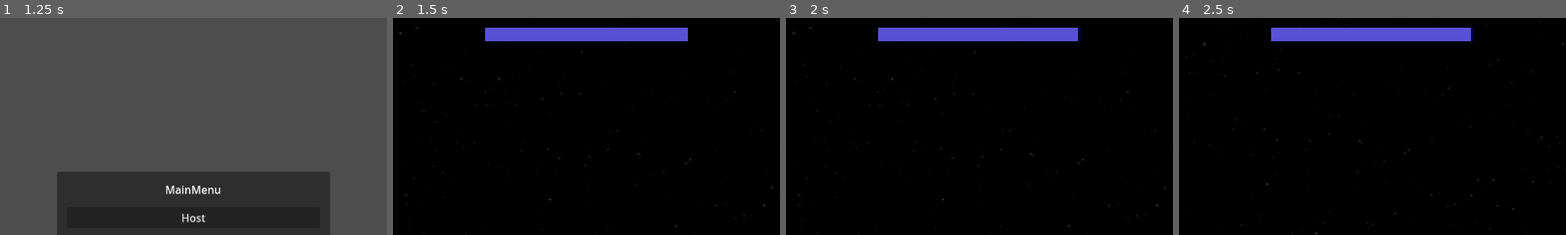
Above: before the commit, frames 1-4 (left to right).
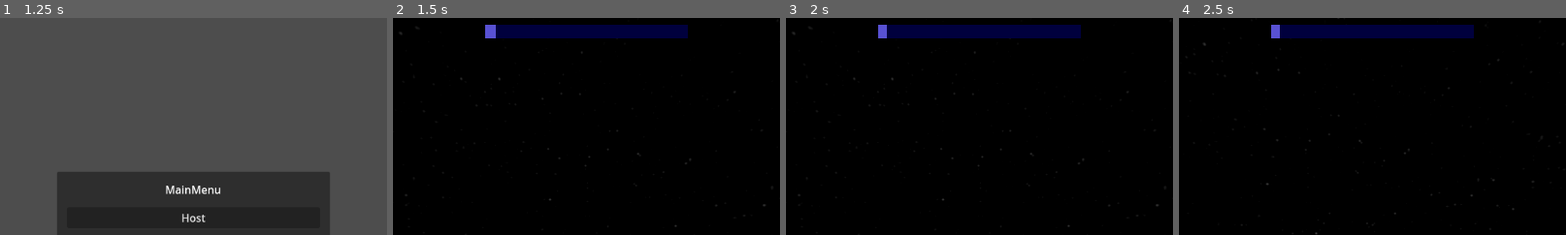
Above: after the commit, the same moments.

Repository: YuraStebel/CosmosGodotProject
Game: Godot game, scene res://scenes/wrld.tscn
Same seed, same stepped clock (60 frames per second), same inputs: the game is played once before the commit and once after it. The engine's default icon, where the game draws it, is replaced by a stand-in: a white triangle on a blue panel in a dark square.
Inputs (mouse positions are % of the whole screen's width and height, from its top left):
- Up to frame 1 (1.25 s): click (50, 60) at 0.52 s; type "12" at 0.6 s
- Up to frame 2 (1.5 s): click "Host" at 1.25 s
- Up to frame 3 (2 s): no input
- Up to frame 4 (2.5 s): tap Enter (ui_accept) at 2, 2.27 s; move the mouse to (55, 50) at 2.02 s; hold W (forward) from 2.03 s (still down); tap D (righ) at 2.1 s
The pictures show only the part of the screen within x 25-75%, y 0-50%; the shares and areas given below are measured in that part.

Frame 1 is identical in both runs. In frame 2, 3.8% of the frame differs, in the area x 23-77%, y 3-11%; in frame 3, 3.8%; in frame 4, 3.8%.

Commit message:
added healthbar

Diff:
--- a/scenes/player.tscn
+++ b/scenes/player.tscn
@@ -1,9 +1,11 @@
-[gd_scene load_steps=9 format=3 uid="uid://cc3xq36jc4yo"]
+[gd_scene load_steps=10 format=3 uid="uid://cc3xq36jc4yo"]
 
 [ext_resource type="Script" uid="uid://5bierablijt0" path="res://scripts/rigid_body_3d.gd" id="1_4flbx"]
 [ext_resource type="Script" uid="uid://dxru75ln0auhr" path="res://scripts/stats.gd" id="2_g2els"]
 [ext_resource type="Texture2D" uid="uid://dtohxgx8784ld" path="res://images/HUD/oxygenbarbackground.png" id="3_dqkch"]
 [ext_resource type="Texture2D" uid="uid://bwx2p7b6c2rn7" path="res://images/HUD/oxygenbar.png" id="4_qlg0r"]
+[ext_resource type="Texture2D" uid="uid://h3pqtcfeh2dj" path="res://images/HUD/HPBarBackground.png" id="5_tuyoq"]
+[ext_resource type="Texture2D" uid="uid://bagwexbaiy3iw" path="res://images/HUD/HPBar.png" id="6_fjrip"]
 
 [sub_resource type="CapsuleShape3D" id="CapsuleShape3D_h5h1p"]
 
@@ -16,8 +18,6 @@
 properties/1/path = NodePath(".:rotation")
 properties/1/spawn = true
 properties/1/replication_mode = 1
-
-[sub_resource type="StyleBoxEmpty" id="StyleBoxEmpty_dqkch"]
 
 [node name="RigidBody3D" type="RigidBody3D" groups=["player"]]
 collision_layer = 3
@@ -46,7 +46,7 @@
 [node name="Stats" type="Node" parent="."]
 script = ExtResource("2_g2els")
 
-[node name="Control" type="Control" parent="."]
+[node name="HUD" type="Control" parent="."]
 layout_mode = 3
 anchors_preset = 15
 anchor_right = 1.0
@@ -55,21 +55,33 @@
 grow_vertical = 2
 mouse_filter = 2
 
-[node name="HUD" type="PanelContainer" parent="Control"]
-custom_minimum_size = Vector2(0.03, 0)
+[node name="VBoxContainer" type="VBoxContainer" parent="HUD"]
 layout_mode = 1
 anchors_preset = 5
 anchor_left = 0.5
 anchor_right = 0.5
 offset_left = -150.0
-offset_top = 15.0
 offset_right = 150.0
-offset_bottom = 35.0
+offset_bottom = 40.0
 grow_horizontal = 2
-theme_override_styles/panel = SubResource("StyleBoxEmpty_dqkch")
+alignment = 1
 
-[node name="OxygenBar" type="TextureProgressBar" parent="Control/HUD"]
-visible = false
+[node name="OxygenBar" type="TextureProgressBar" parent="HUD/VBoxContainer"]
 layout_mode = 2
 texture_under = ExtResource("3_dqkch")
 texture_progress = ExtResource("4_qlg0r")
+
+[node name="VBoxContainer2" type="VBoxContainer" parent="HUD"]
+layout_mode = 1
+anchors_preset = 2
+anchor_top = 1.0
+anchor_bottom = 1.0
+offset_left = 10.0
+offset_top = -40.0
+offset_right = 210.0
+grow_vertical = 0
+
+[node name="HealthBar" type="TextureProgressBar" parent="HUD/VBoxContainer2"]
+layout_mode = 2
+texture_under = ExtResource("5_tuyoq")
+texture_progress = ExtResource("6_fjrip")
--- a/scripts/rigid_body_3d.gd
+++ b/scripts/rigid_body_3d.gd
@@ -20,15 +20,16 @@
 func _unhandled_input(event: InputEvent) -> void:
 	if not is_multiplayer_authority(): return
 
-	if event is InputEventMouseMotion:
-		var local_torque = Vector3(
-			-event.relative.y * mouse_sens,
-			-event.relative.x * mouse_sens,
-			0
-		)
+	if stats.is_alive:
+		if event is InputEventMouseMotion:
+			var local_torque = Vector3(
+				-event.relative.y * mouse_sens,
+				-event.relative.x * mouse_sens,
+				0
+			)
 
-		var world_torque = transform.basis * local_torque
-		apply_torque(world_torque)
+			var world_torque = transform.basis * local_torque
+			apply_torque(world_torque)
 
 	if Input.is_action_just_pressed("ui_cancel"):
 		get_tree().quit()
@@ -37,13 +38,14 @@
 func _physics_process(_delta: float) -> void:
 	if not is_multiplayer_authority(): return
 
-	var horizontal_dir := Input.get_vector("left", "righ", "forward", "backward")
-	var vertical_dir := Input.get_axis("down", "up")
-	var roll_dir := Input.get_axis("lean_left", "lean_right")
-	#print(horizontal_dir)
-	apply_central_force(transform.basis * Vector3(horizontal_dir.x, vertical_dir, horizontal_dir.y) * move_force)
+	if stats.is_alive:
+		var horizontal_dir := Input.get_vector("left", "righ", "forward", "backward")
+		var vertical_dir := Input.get_axis("down", "up")
+		var roll_dir := Input.get_axis("lean_left", "lean_right")
+		#print(horizontal_dir)
+		apply_central_force(transform.basis * Vector3(horizontal_dir.x, vertical_dir, horizontal_dir.y) * move_force)
 
-	apply_torque(transform.basis * Vector3(0.0, 0.0, -roll_dir * roll_force))
+		apply_torque(transform.basis * Vector3(0.0, 0.0, -roll_dir * roll_force))
 
 
 	#print(angular_velocity)
--- a/scripts/stats.gd
+++ b/scripts/stats.gd
@@ -1,15 +1,21 @@
 extends Node
 
 #КИСЛОРОД
-var max_oxygen: float = 100
+var max_oxygen: float = 5
 var current_oxygen: float
 var oxygen_decrease_rate: float = 1.0
 var oxygen_reloading_rate: float = 10.0
 var is_in_oxygen_zone = false
 
+#ЗДОРОВЬЕ
+var max_health: float = 100.0
+var current_health: float
+var health_decrease_by_oxygen_rate: float = 10.0
+var is_alive = true
 #HUD
-@onready var control_node: Control = $"../Control"
-@onready var oxygen_bar = $"../Control/HUD/OxygenBar"
+@onready var control_node: Control = $"../HUD"
+@onready var oxygen_bar = $"../HUD/VBoxContainer/OxygenBar"
+@onready var health_bar = $"../HUD/VBoxContainer2/HealthBar"
 # Called when the node enters the scene tree for the first time.
 func _ready() -> void:
 	if not is_multiplayer_authority():
@@ -17,6 +23,7 @@
 
 	control_node.show()
 	current_oxygen = max_oxygen
+	current_health = max_health
 
 
 # Called every frame. 'delta' is the elapsed time since the previous frame.
@@ -33,5 +40,17 @@
 		oxygen_bar.visible = false
 	else:
 		oxygen_bar.visible = true
+	if current_health == max_health:
+		health_bar.visible = false
+	else:
+		health_bar.visible = true
 
+	if current_oxygen <= 0:
+		current_health = max(current_health - health_decrease_by_oxygen_rate * delta, 0)
+
+	if current_health == 0:
+		is_alive = false
+
+	print(current_health)
 	oxygen_bar.value = current_oxygen
+	health_bar.value = current_health
Binary file added: images/HUD/HPBar.png
Not shown, added: images/HUD/HPBar.png.import
Binary file added: images/HUD/HPBarBackground.png
Not shown, added: images/HUD/HPBarBackground.png.import
Not shown: 1 places in scenes/wrld.tscn that only renumber resources
